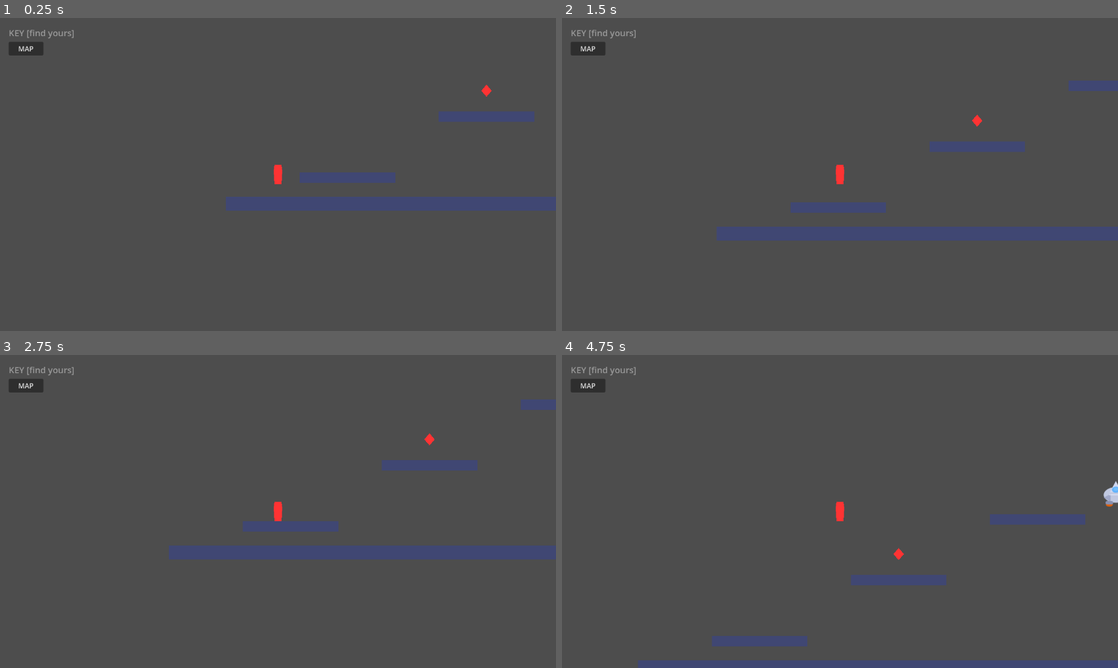
Above: before the commit, frames 1-4 (two rows, left to right).
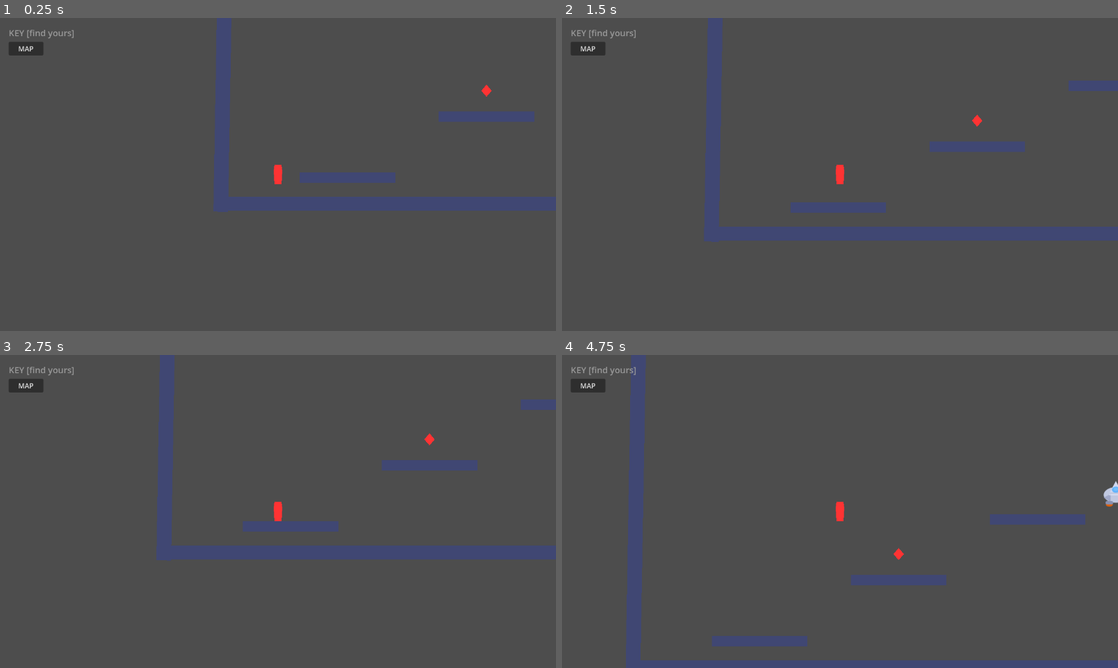
Above: after the commit, the same moments.

Repository: itsujwal2019-ship-it/ground-control
Game: Godot game, scene res://scenes/levels/level_01.tscn
Same seed, same stepped clock (60 frames per second), same inputs: the game is played once before the commit and once after it. This scene is started directly instead of the project's main scene.
Inputs:
- Up to frame 1 (0.25 s): no input
- Up to frame 2 (1.5 s): hold D (move_right) from 0.53 s (still down); tap Space (jump) at 0.77 s
- Up to frame 3 (2.75 s): tap Space (jump) at 1.52 s; release D (move_right) at 2.03 s; hold A (move_left) from 2.03 s (still down)
- Up to frame 4 (4.75 s): release A (move_left) at 2.78 s; hold D (move_right) 2.78-4.28 s; tap Space (jump) at 3.02, 3.77, 4.52 s; hold A (move_left) from 4.28 s (still down)

The runs differ from the first frame. In frame 1, 1.6% of the frame differs, in the area x 38-42%, y 0-62%; in frame 2, 1.9%; in frame 3, 1.7%; in frame 4, 2.6%, in the area x 11-16%, y 0-100%.

Commit message:
Minor fix to collision

Diff:
--- a/scenes/levels/level_01.tscn
+++ b/scenes/levels/level_01.tscn
@@ -1,7 +1,7 @@
-[gd_scene load_steps=10 format=3]
+[gd_scene format=3 uid="uid://kvelrfytlxb4"]
 
-[ext_resource type="Script" path="res://scripts/level_01.gd" id="1"]
-[ext_resource type="Script" path="res://scripts/key_spawner.gd" id="2"]
+[ext_resource type="Script" uid="uid://brvp32c42ksqk" path="res://scripts/level_01.gd" id="1"]
+[ext_resource type="Script" uid="uid://8efvblllsbv4" path="res://scripts/key_spawner.gd" id="2"]
 [ext_resource type="PackedScene" path="res://scenes/player.tscn" id="3"]
 [ext_resource type="PackedScene" path="res://scenes/spaceship.tscn" id="4"]
 [ext_resource type="PackedScene" path="res://scenes/hud.tscn" id="5"]
@@ -18,78 +18,91 @@
 [sub_resource type="RectangleShape2D" id="4"]
 size = Vector2(220, 24)
 
-[node name="Level01" type="Node2D"]
+[node name="Level01" type="Node2D" unique_id=1158966020]
 script = ExtResource("1")
 
-[node name="Player" parent="." instance=ExtResource("3")]
+[node name="Player" parent="." unique_id=1242795113 instance=ExtResource("3")]
 position = Vector2(120, 560)
 
-[node name="Spaceship" parent="." instance=ExtResource("4")]
+[node name="Spaceship" parent="." unique_id=1112633380 instance=ExtResource("4")]
 position = Vector2(1100, 260)
 
-[node name="HUD" parent="." instance=ExtResource("5")]
+[node name="HUD" parent="." unique_id=1177141398 instance=ExtResource("5")]
 
-[node name="KeySpawner" type="Node2D" parent="."]
+[node name="KeySpawner" type="Node2D" parent="." unique_id=1383911257]
 script = ExtResource("2")
-active_players = 1
 
-[node name="SpawnPoint1" type="Marker2D" parent="KeySpawner"]
+[node name="SpawnPoint1" type="Marker2D" parent="KeySpawner" unique_id=759993557]
 position = Vector2(280, 560)
 
-[node name="SpawnPoint2" type="Marker2D" parent="KeySpawner"]
+[node name="SpawnPoint2" type="Marker2D" parent="KeySpawner" unique_id=107521315]
 position = Vector2(600, 400)
 
-[node name="SpawnPoint3" type="Marker2D" parent="KeySpawner"]
+[node name="SpawnPoint3" type="Marker2D" parent="KeySpawner" unique_id=2115697684]
 position = Vector2(880, 260)
 
-[node name="Platforms" type="Node2D" parent="."]
+[node name="Platforms" type="Node2D" parent="." unique_id=182515181]
 
-[node name="Ground" type="StaticBody2D" parent="Platforms"]
-position = Vector2(640, 660)
+[node name="Ground-2" type="StaticBody2D" parent="Platforms" unique_id=555096123]
+rotation = -1.553343
+scale = Vector2(1.06, 1.06)
 
-[node name="CollisionShape2D" type="CollisionShape2D" parent="Platforms/Ground"]
+[node name="CollisionShape2D" type="CollisionShape2D" parent="Platforms/Ground-2" unique_id=292722260]
 shape = SubResource("1")
 
-[node name="Visual" type="ColorRect" parent="Platforms/Ground"]
+[node name="Visual" type="ColorRect" parent="Platforms/Ground-2" unique_id=1947889008]
 offset_left = -640.0
 offset_top = -16.0
 offset_right = 640.0
 offset_bottom = 16.0
 color = Color(0.25, 0.28, 0.45, 1)
 
-[node name="Platform1" type="StaticBody2D" parent="Platforms"]
+[node name="Ground" type="StaticBody2D" parent="Platforms" unique_id=1402537377]
+position = Vector2(640, 660)
+
+[node name="CollisionShape2D" type="CollisionShape2D" parent="Platforms/Ground" unique_id=1315634621]
+shape = SubResource("1")
+
+[node name="Visual" type="ColorRect" parent="Platforms/Ground" unique_id=150312140]
+offset_left = -640.0
+offset_top = -16.0
+offset_right = 640.0
+offset_bottom = 16.0
+color = Color(0.25, 0.28, 0.45, 1)
+
+[node name="Platform1" type="StaticBody2D" parent="Platforms" unique_id=1097241914]
 position = Vector2(280, 600)
 
-[node name="CollisionShape2D" type="CollisionShape2D" parent="Platforms/Platform1"]
+[node name="CollisionShape2D" type="CollisionShape2D" parent="Platforms/Platform1" unique_id=1296778974]
 shape = SubResource("2")
 
-[node name="Visual" type="ColorRect" parent="Platforms/Platform1"]
+[node name="Visual" type="ColorRect" parent="Platforms/Platform1" unique_id=842045806]
 offset_left = -110.0
 offset_top = -12.0
 offset_right = 110.0
 offset_bottom = 12.0
 color = Color(0.25, 0.28, 0.45, 1)
 
-[node name="Platform2" type="StaticBody2D" parent="Platforms"]
+[node name="Platform2" type="StaticBody2D" parent="Platforms" unique_id=1212682120]
 position = Vector2(600, 460)
 
-[node name="CollisionShape2D" type="CollisionShape2D" parent="Platforms/Platform2"]
+[node name="CollisionShape2D" type="CollisionShape2D" parent="Platforms/Platform2" unique_id=1208083721]
 shape = SubResource("3")
 
-[node name="Visual" type="ColorRect" parent="Platforms/Platform2"]
+[node name="Visual" type="ColorRect" parent="Platforms/Platform2" unique_id=915602548]
 offset_left = -110.0
 offset_top = -12.0
 offset_right = 110.0
 offset_bottom = 12.0
 color = Color(0.25, 0.28, 0.45, 1)
 
-[node name="Platform3" type="StaticBody2D" parent="Platforms"]
+[node name="Platform3" type="StaticBody2D" parent="Platforms" unique_id=1289031819]
 position = Vector2(920, 320)
 
-[node name="CollisionShape2D" type="CollisionShape2D" parent="Platforms/Platform3"]
+[node name="CollisionShape2D" type="CollisionShape2D" parent="Platforms/Platform3" unique_id=1611146975]
 shape = SubResource("4")
 
-[node name="Visual" type="ColorRect" parent="Platforms/Platform3"]
+[node name="Visual" type="ColorRect" parent="Platforms/Platform3" unique_id=701520093]
 offset_left = -110.0
 offset_top = -12.0
 offset_right = 110.0
--- a/scripts/player.gd
+++ b/scripts/player.gd
@@ -22,6 +22,8 @@
 		Vector2(-8, 22),  Vector2(-10, -8),
 	])
 	target_position = global_position
+	if not is_local:
+		$CollisionShape2D.disabled = true
 
 func _physics_process(delta: float) -> void:
 	if not is_local:
